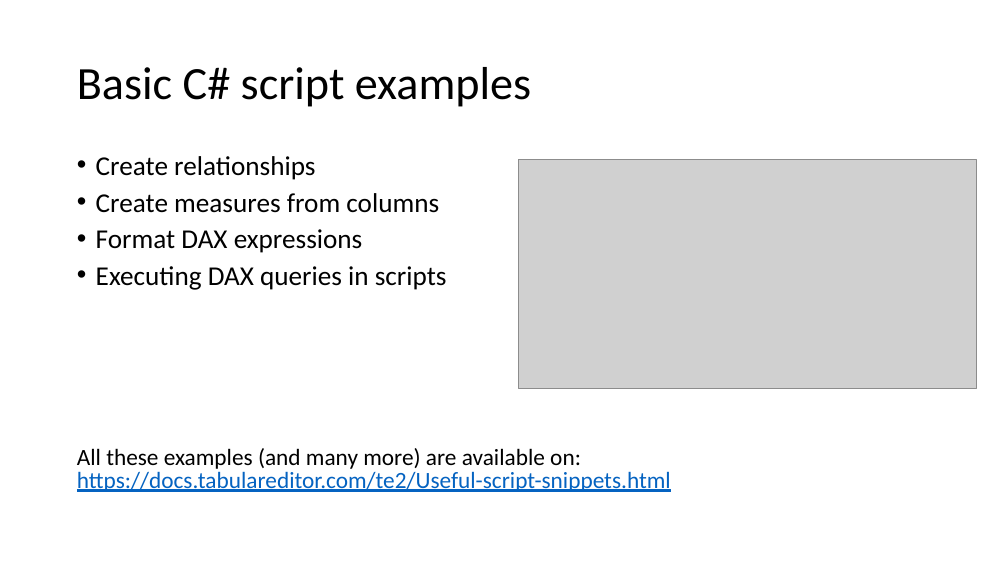
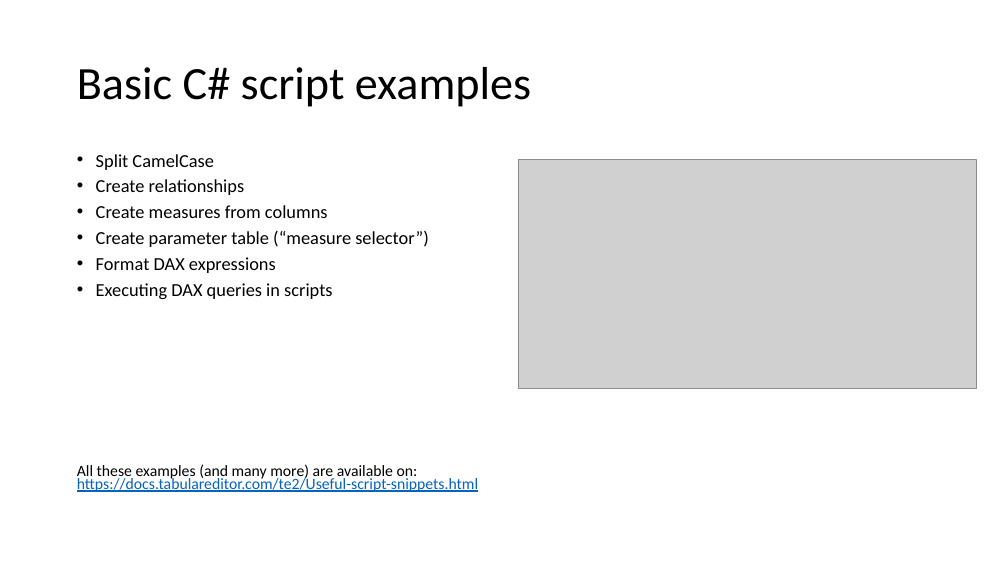
Before and after one commit to otykier/training, a slide deck: slide 4 of Singapore UG 2025/Tabular Editor scripting magic/Tabular Editor Scripting Magic.pptx. Drawn at 1008x567 pixels with LibreOffice and Linux fonts; fonts in the diff are those of the drawing; grey boxes stand for pictures. Boxes give left, top, right and bottom in pixels: in the first picture for what was removed or moved away, otherwise in the second. Text is boxed around its words. In the diff, an @@ line names an element or a change of style, - is before the commit and + after.

```diff
--- a/Singapore UG 2025/Tabular Editor scripting magic/Tabular Editor Scripting Magic.pptx
+++ b/Singapore UG 2025/Tabular Editor scripting magic/Tabular Editor Scripting Magic.pptx
@@ text at <box>77,179,478,492</box>: size 25.9 to 17.5 pt in "Create relationships", "Create measures from columns", "Format DAX expressions", "Executing DAX queries in scripts"; size 22.2 to 15 pt in "All these examples (and many more) are ..."; line spacing 0.8 to 0.7 @@
@@ text at <box>96,154,214,170</box>: paragraph added @@
+• Split CamelCase
@@ text at <box>96,231,429,247</box>: paragraph added @@
+• Create parameter table (“measure selector”)
```
Also in this commit, not shown: 11 other files.
